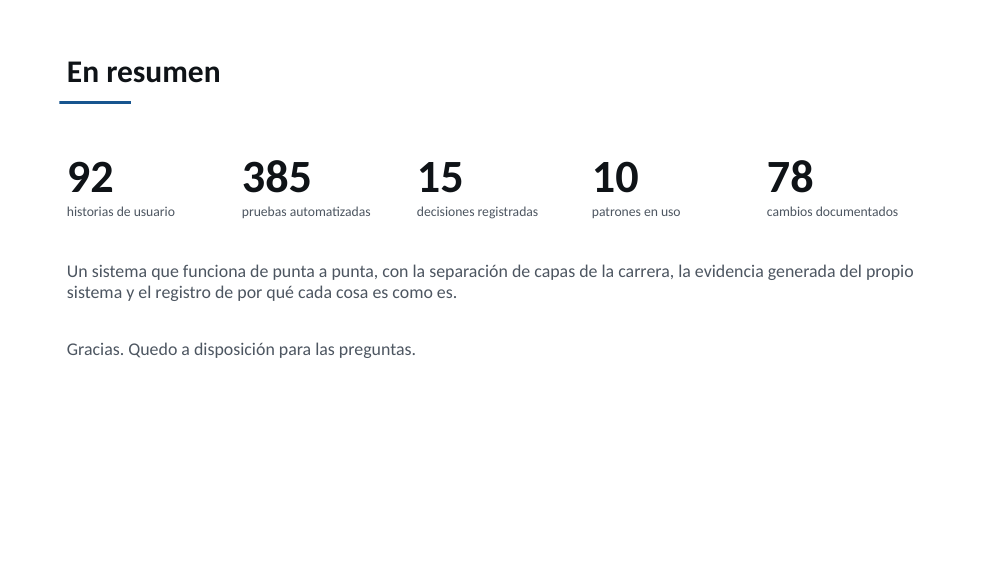
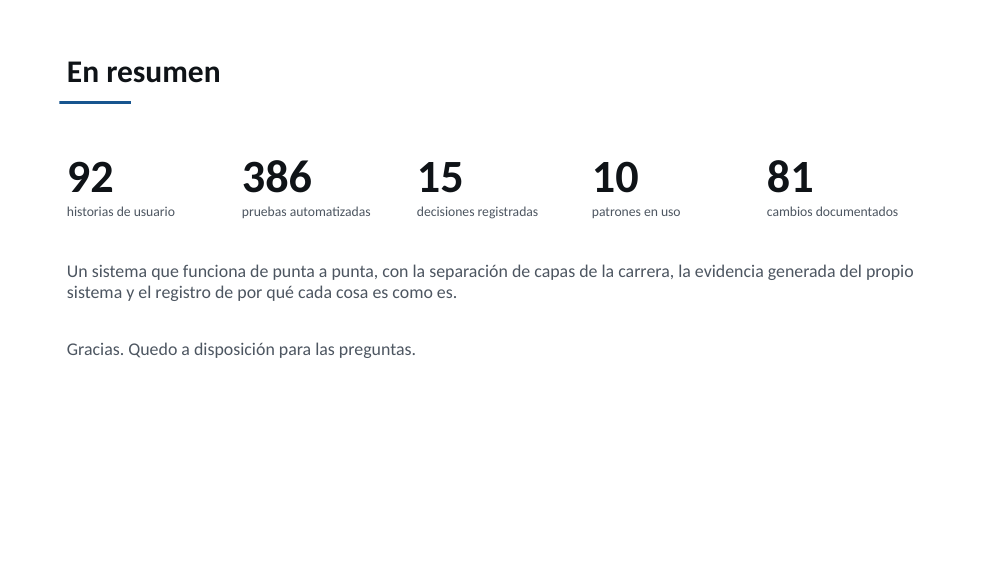
Before and after one commit to patricio-pettini/predictit-entregables, a slide deck: slide 20 of ENTREGA FINAL/08 - Presentación de la defensa.pptx. Drawn at 1008x567 pixels with LibreOffice and Linux fonts; fonts in the diff are those of the drawing. Boxes give left, top, right and bottom in pixels: in the first picture for what was removed or moved away, otherwise in the second. Text is boxed around its words. In the diff, an @@ line names an element or a change of style, - is before the commit and + after.

```diff
--- a/ENTREGA FINAL/08 - Presentación de la defensa.pptx
+++ b/ENTREGA FINAL/08 - Presentación de la defensa.pptx
@@ text at (242,160,312,193): text changed @@
-385
+386
@@ text at (767,160,814,193): text changed @@
-78
+81
```
Also in this commit, not shown: 2 other slides changed, 45 other files.
